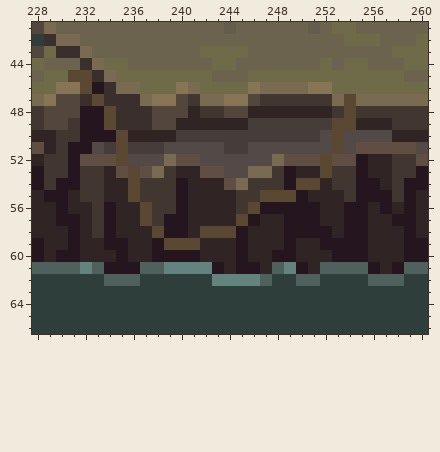
File history of a pixel-art file, Aseprite/Tiles/FloorTileset.aseprite. This is how it looked before the edit.
500x500 pixels, 1 frame. Colours within 5 levels of each other are drawn and written as one. Shown: x 228..260, y 41..66.
New version:
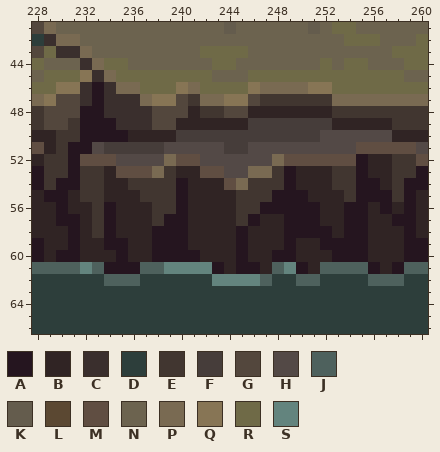
Palette (. is transparent): A #25151f  B #302424  C #3a2f2d  D #2d3e3b  E #413630  F #463d3a  G #53473d  H #534946  J #4e615d  K #645c4d  L #5b4832  M #604e42  N #6c634f  P #796a52  Q #877555  R #6f6a47  S #63847e
Edits made:
{"where": "layer \"red\""}
{"y":45,"x":231,"old":"LL","new":"RQ"}
{"y":46,"x":232,"old":"L","new":"C"}
{"y":47,"x":233,"old":"L","new":"A"}
{"y":47,"x":254,"old":"L","new":"P"}
{"y":48,"x":234,"old":"L","new":"C"}
{"y":48,"x":254,"old":"L","new":"E"}
{"y":49,"x":234,"old":"L","new":"A"}
{"y":49,"x":253,"old":"LL","new":"BB"}
{"y":50,"x":235,"old":"L","new":"A"}
{"y":50,"x":253,"old":"L","new":"H"}
{"y":51,"x":235,"old":"L","new":"F"}
{"y":51,"x":253,"old":"L","new":"H"}
{"y":52,"x":235,"old":"L","new":"H"}
{"y":52,"x":252,"old":"L","new":"M"}
{"y":53,"x":236,"old":"L","new":"M"}
{"y":53,"x":252,"old":"L","new":"B"}
{"y":54,"x":236,"old":"L","new":"E"}
{"y":54,"x":250,"old":"LL","new":"BB"}
{"y":55,"x":236,"old":"L","new":"B"}
{"y":55,"x":247,"old":"LLL","new":"EAA"}
{"y":56,"x":237,"old":"L","new":"B"}
{"y":56,"x":246,"old":"L","new":"E"}
{"y":57,"x":237,"old":"L","new":"B"}
{"y":57,"x":245,"old":"L","new":"E"}
{"y":58,"x":238,"old":"L","new":"A"}
{"y":58,"x":242,"old":"LLL","new":"BBB"}
{"y":59,"x":239,"old":"LLL","new":"AAB"}
{"label":"changed","picture_box":[68,70,356,250]}
